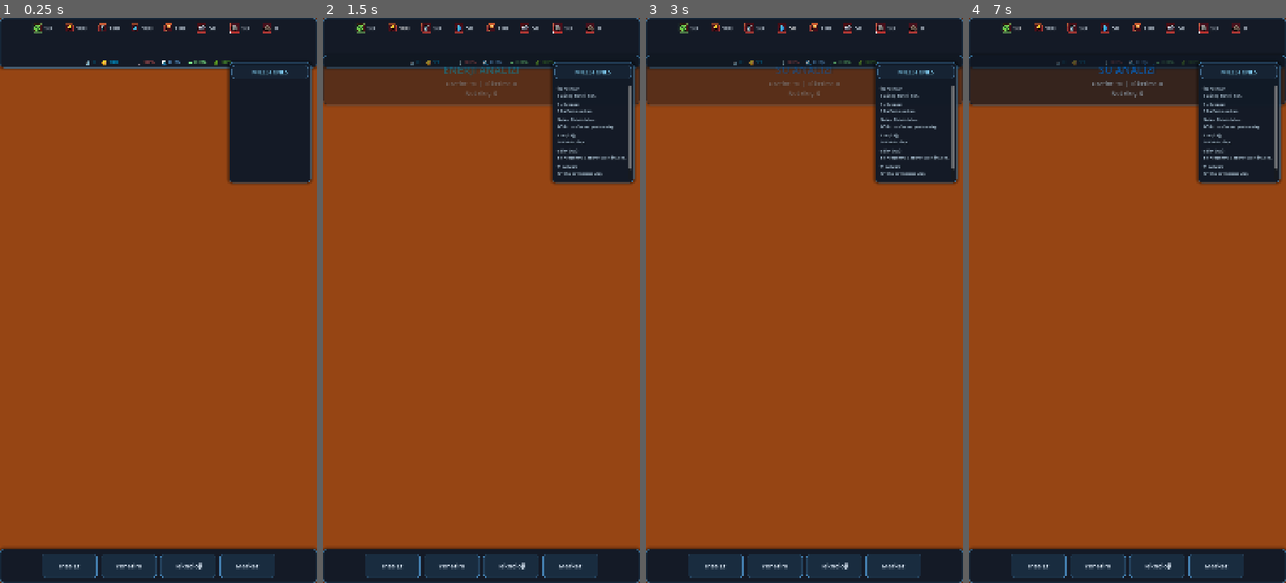
Above: before the commit, frames 1-4 (left to right).
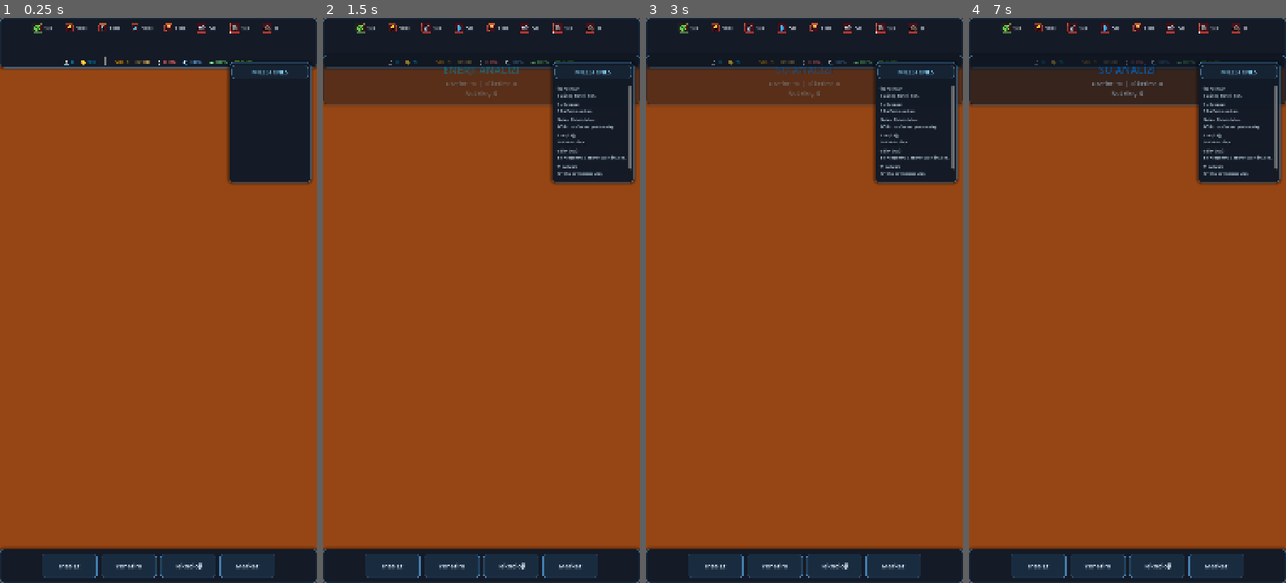
Above: after the commit, the same moments.

Repository: oguzkir/App-M
Game: Godot game, scene res://scenes/MainScene.tscn
Two runs of this game, one before a commit and one after it. Both use one fixed random seed, a clock stepped at 60 frames per second and the inputs below.
Inputs:
- Up to frame 1 (0.25 s): no input
- Up to frame 2 (1.5 s): click "50" at 0.5 s; click "100" at 1.25 s
- Up to frame 3 (3 s): click "50" at 2 s; click "50" at 2.75 s
- Up to frame 4 (7 s): click "100" at 3.5 s; click "50" at 4.25 s; click "50" at 5 s; click "0" at 5.75 s; click "50" at 6.5 s

The runs differ from the first frame. In frame 1, 0.3% of the frame differs, in the area x 20-80%, y 6-9%; in frame 2, 0.2%; in frame 3, 0.2%; in frame 4, 0.1%.

Commit message:
feat: implement Mars Sol cycle and display in TopBar

Diff:
--- a/scripts/TopBar.gd
+++ b/scripts/TopBar.gd
@@ -18,6 +18,9 @@
 @onready var atmo_label = $Panel/MarginContainer/VBoxContainer/SecondaryRow/AtmoLabel
 @onready var veg_label = $Panel/MarginContainer/VBoxContainer/SecondaryRow/VegLabel
 
+@onready var sol_label = $Panel/MarginContainer/VBoxContainer/SecondaryRow/SolLabel
+@onready var time_label = $Panel/MarginContainer/VBoxContainer/SecondaryRow/TimeLabel
+
 var current_display_values: Dictionary = {}
 
 func _ready():
@@ -31,6 +34,11 @@
 
 	update_ui(EconomyManager.resources)
 	EconomyManager.economy_updated.connect(update_ui)
+
+	# Connect to TimeManager
+	TimeManager.hour_passed.connect(_on_hour_passed)
+	TimeManager.sol_passed.connect(_on_sol_passed)
+	_update_time_display()
 
 	# Icon Loading with Debug
 	var icons_to_load = {
@@ -144,6 +152,18 @@
 	else:
 		print("💧 " + title + ": " + desc)
 
+func _update_time_display():
+	sol_label.text = "SOL " + str(TimeManager.current_sol)
+	var hours = int(TimeManager.current_hour)
+	var mins = int((TimeManager.current_hour - hours) * 60)
+	time_label.text = "%02d:%02d" % [hours, mins]
+
+func _on_hour_passed(_hour):
+	_update_time_display()
+
+func _on_sol_passed(_sol):
+	_update_time_display()
+
 func _set_label_text(type: String, value: float):
 	var label = null
 	var prefix = ""
--- a/ui/TopBar.tscn
+++ b/ui/TopBar.tscn
@@ -126,6 +126,18 @@
 [node name="VSeparator" type="VSeparator" parent="Panel/MarginContainer/VBoxContainer/SecondaryRow"]
 layout_mode = 2
 
+[node name="SolLabel" type="Label" parent="Panel/MarginContainer/VBoxContainer/SecondaryRow"]
+layout_mode = 2
+theme_override_colors/font_color = Color(1, 0.647059, 0, 1)
+theme_override_font_sizes/font_size = 18
+text = "SOL 1"
+
+[node name="TimeLabel" type="Label" parent="Panel/MarginContainer/VBoxContainer/SecondaryRow"]
+layout_mode = 2
+theme_override_colors/font_color = Color(1, 0.8, 0.4, 1)
+theme_override_font_sizes/font_size = 18
+text = "08:00"
+
 [node name="TempLabel" type="Label" parent="Panel/MarginContainer/VBoxContainer/SecondaryRow"]
 layout_mode = 2
 theme_override_colors/font_color = Color(1, 0.443137, 0.443137, 1)
Not shown, removed: docs/UI_SYSTEM.md
